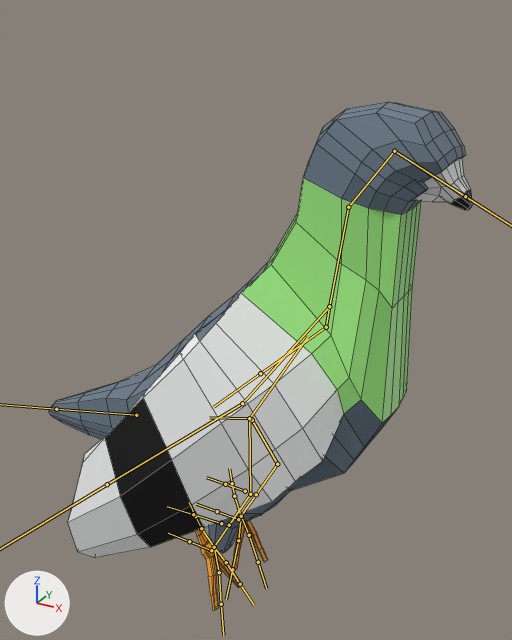
Before and after pictures for a commit that changed the FBX model Assets/FBX/pidgeonFlying.fbx.
Before and after are seen from a 50 mm lens placed at (0.172, -0.359, 0.279), pointed at (-0.011, -0.027, 0.113). The axes (+X, +Y, +Z) are drawn at lower left. The lights are the same throughout. Both versions are drawn at frame 12 of the action 'pidgeonRig.001Action'; the numbers are the values there. The bones that bend it are drawn over the model as lines. Mesh edges are drawn as thin lines.

Names of what the first picture shows: 'pidgeonMesh.001'.
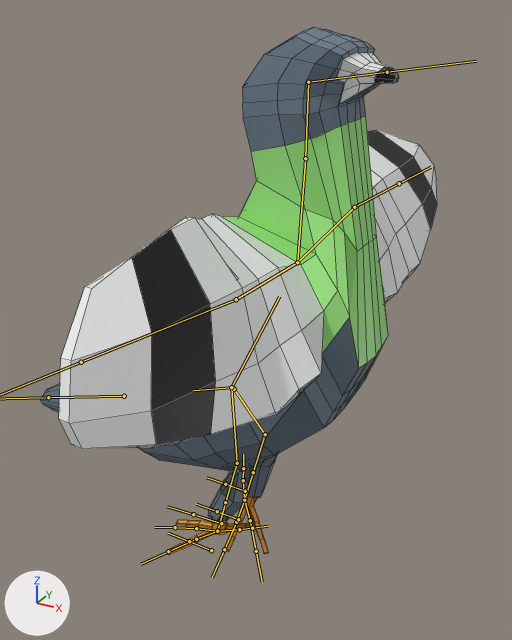
Boxes [x1, y1, x2, y2] around the edits, measured in the pictures (512 x 640 px):
```json
{"object": "pidgeonMesh.001", "change": "posed", "before": [49, 102, 473, 611], "after": [41, 27, 437, 555], "on screen": "7% narrower"}
{"bone": "Connect", "before": "(249, 418) to (209, 417)", "after": "(231, 387) to (193, 390)"}
{"bone": "Bone.002", "before": "(348, 207) to (394, 151)", "after": "(305, 158) to (308, 82)"}
{"bone": "Bone.016", "before": "(277, 464) to (256, 494)", "after": "(265, 434) to (253, 472)"}
{"bone": "Bone.024", "before": "(329, 306) to (242, 403)", "after": "(297, 262) to (236, 299)"}
{"bone": "Bone.025", "before": "(242, 403) to (107, 484)", "after": "(236, 299) to (81, 362)"}
{"bone": "Bone.026", "before": "(329, 306) to (326, 327)", "after": "(297, 262) to (354, 207)"}
{"bone": "Bone.027", "before": "(326, 327) to (260, 373)", "after": "(354, 207) to (399, 183)"}
{"bone": "Bone.007", "before": "(250, 494) to (229, 525)", "after": "(237, 463) to (225, 502)"}
```

Scene script edits in JSON lines:
```json
{"block": "bone_connect", "where": "bone_connect = bpy.data.objects['pidgeonRig.001'].pose.bones['Connect']"}
{"op": "set", "path": "bone_connect.location", "old": "(0.0, 0.0, 0.0)", "new": "(0.0, 0.0072, 0.0203)"}
{"op": "set", "path": "bone_connect.rotation_quaternion", "old": "(1.0, 0.0, 0.0, 0.0)", "new": "(0.999, -0.038, -0.005, -0.005)", "note": "degrees (0, 0, 0) -> degrees (-4, -1, -1)"}
{"block": "bone_bone_002", "where": "bone_bone_002 = bpy.data.objects['pidgeonRig.001'].pose.bones['Bone.002']  # child of 'Bone.001'"}
{"op": "set", "path": "bone_bone_002.rotation_quaternion", "old": "(1.0, 0.0, 0.0, 0.0)", "new": "(0.964, 0.003, 0.004, 0.264)", "note": "degrees (0, 0, 0) -> degrees (0, 0, 31)"}
{"block": "bone_bone_016", "where": "bone_bone_016 = bpy.data.objects['pidgeonRig.001'].pose.bones['Bone.016']  # child of 'Bone.015'"}
{"op": "set", "path": "bone_bone_016.rotation_quaternion", "old": "(0.966, -0.053, 0.253, -0.021)", "new": "(0.891, 0.023, 0.454, -0.005)", "note": "degrees (-7, 29, -4) -> degrees (4, 54, 1)"}
{"block": "bone_bone_024", "where": "bone_bone_024 = bpy.data.objects['pidgeonRig.001'].pose.bones['Bone.024']  # child of 'main'"}
{"op": "set", "path": "bone_bone_024.rotation_quaternion", "old": "(1.0, 0.0, 0.0, 0.0)", "new": "(0.907, -0.314, 0.054, -0.274)", "note": "degrees (0, 0, 0) -> degrees (-37, -4, -32)"}
{"block": "bone_bone_025", "where": "bone_bone_025 = bpy.data.objects['pidgeonRig.001'].pose.bones['Bone.025']  # child of 'Bone.024'"}
{"op": "set", "path": "bone_bone_025.rotation_quaternion", "old": "(1.0, 0.0, 0.0, 0.0)", "new": "(0.983, -0.017, -0.133, -0.127)", "note": "degrees (0, 0, 0) -> degrees (0, -15, -15)"}
{"block": "bone_bone_026", "where": "bone_bone_026 = bpy.data.objects['pidgeonRig.001'].pose.bones['Bone.026']  # child of 'main'"}
{"op": "set", "path": "bone_bone_026.rotation_quaternion", "old": "(1.0, 0.0, 0.0, 0.0)", "new": "(0.891, 0.407, -0.008, -0.204)", "note": "degrees (0, 0, 0) -> degrees (47, 9, -22)"}
{"block": "bone_bone_027", "where": "bone_bone_027 = bpy.data.objects['pidgeonRig.001'].pose.bones['Bone.027']  # child of 'Bone.026'"}
{"op": "set", "path": "bone_bone_027.rotation_quaternion", "old": "(1.0, 0.0, 0.0, 0.0)", "new": "(0.991, -0.048, 0.027, -0.123)", "note": "degrees (0, 0, 0) -> degrees (-6, 2, -14)"}
{"block": "bone_bone_007", "where": "bone_bone_007 = bpy.data.objects['pidgeonRig.001'].pose.bones['Bone.007']  # child of 'Bone.006'"}
{"op": "set", "path": "bone_bone_007.rotation_quaternion", "old": "(0.997, -0.056, 0.053, -0.01)", "new": "(0.201, 0.019, 0.979, 0.017)", "note": "degrees (-7, 6, -1) -> degrees (-3, 157, -3)"}
```
